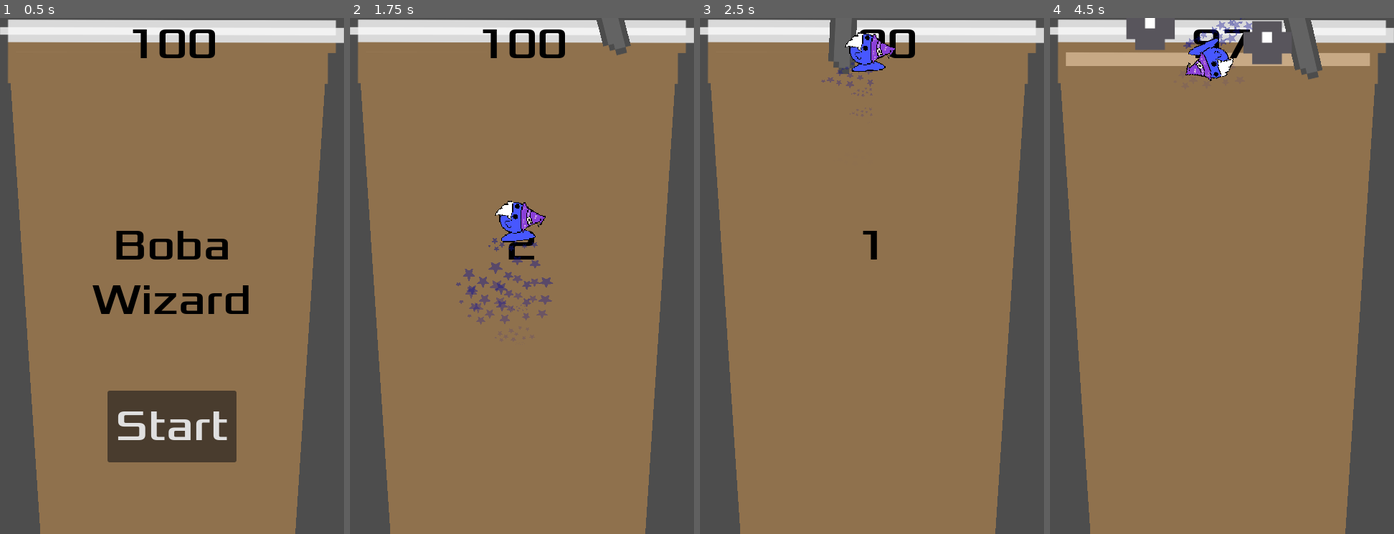
Above: before the commit, frames 1-4 (left to right).
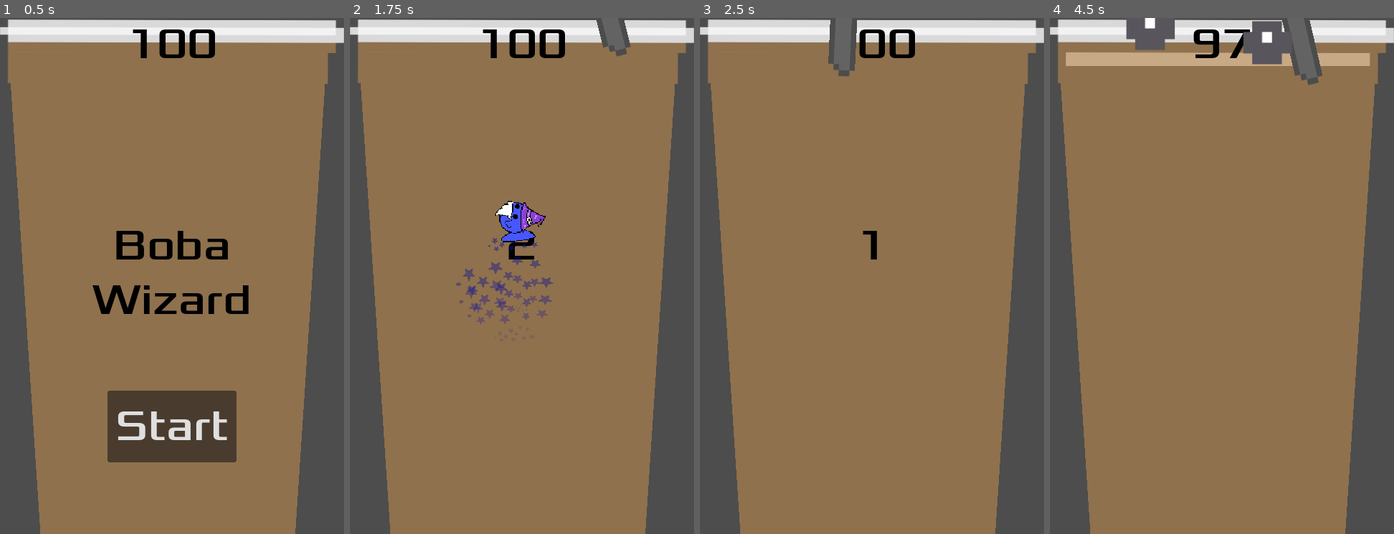
Above: after the commit, the same moments.

Repository: PaulThomasRowe/boba-tea-wizardry
Game: Godot game, scene res://main.tscn
The game is run twice, just before and just after one commit, with the same random seed, the same clock (stepped at 60 frames per second) and the same inputs. This scene is started directly instead of the project's main scene. Sound files missing from this copy of the repository are replaced by a short silence.
Inputs (mouse positions are in pixels of both pictures, inside the frame that each line leads up to):
- Up to frame 1 (0.5 s): no input
- Up to frame 2 (1.75 s): click "Start" at 0.5 s; tap Enter (start_game) at 1.25 s; move the mouse to (504, 379) at 1.27 s; hold W (move_up) from 1.28 s (still down); hold Enter (start_game) from 1.28 s (still down); click (504, 379) at 1.42 s
- Up to frame 3 (2.5 s): keep holding W (move_up); move the mouse to (975, 353) at 2.02 s; release Enter (start_game) at 2.03 s; tap F (test_immunity) at 2.1 s
- Up to frame 4 (4.5 s): move the mouse to (1118, 198) at 2.77 s; release W (move_up) at 2.78 s; hold A (move_left) 2.78-4.28 s; tap G (test_speed) at 2.85 s; move the mouse to (1239, 276) at 3.52 s; tap Enter (start_game) at 3.6 s; click (1239, 276) at 3.67 s; move the mouse to (1170, 147) at 4.27 s; hold S (move_down) from 4.28 s (still down); tap F (test_immunity) at 4.35 s

Frame 1 is identical in both runs. In frame 2, less than 0.1% of the frame differs, in the area x 71-82%, y 0-8%; in frame 3, 0.8%; in frame 4, 1.1%, in the area x 38-80%, y 0-13%.

Commit message:
Player object can correctly tell the diffence between straw and boba

Diff:
--- a/main.gd
+++ b/main.gd
@@ -52,6 +52,7 @@
 	var straw_instance = straw_scene.instantiate()
 	straw_instance.position = Vector2(225, -550)
 	add_child(straw_instance)
+	straw_instance.add_to_group("straw")
 
 	$HUD.show_message("Get Ready")
 
--- a/mob.tscn
+++ b/mob.tscn
@@ -1,6 +1,5 @@
-[gd_scene load_steps=10 format=3 uid="uid://c7khi36lobpce"]
+[gd_scene load_steps=9 format=3 uid="uid://c7khi36lobpce"]
 
-[ext_resource type="Script" path="res://mob.gd" id="1"]
 [ext_resource type="Texture2D" uid="uid://yqglrrsx7j1f" path="res://art/enemyFlyingAlt_1.png" id="2"]
 [ext_resource type="Texture2D" uid="uid://bpot8awhdn6ph" path="res://art/enemyFlyingAlt_2.png" id="3"]
 [ext_resource type="Texture2D" uid="uid://bu4221t7qpa7d" path="res://art/enemyWalking_1.png" id="4"]
@@ -51,7 +50,6 @@
 [node name="Mob" type="RigidBody2D" groups=["mobs"]]
 collision_mask = 0
 gravity_scale = 0.0
-script = ExtResource("1")
 
 [node name="AnimatedSprite2D" type="AnimatedSprite2D" parent="."]
 scale = Vector2(0.75, 0.75)
--- a/player.gd
+++ b/player.gd
@@ -1,4 +1,6 @@
 extends Area2D
+
+signal hit
 
 # player const movement variables
 const player_base_speed = 400
@@ -128,17 +130,18 @@
 # This function determines what happens if the player collides with
 func _on_body_entered(_body):
 	print(_body)
-	print("Player speed reduced because of collision!")
-	player_slow = true
-	"""
-	Old code that kills the player
-	hide() # Player disappears after being hit.
-	hit.emit()
-	# Must be deferred as we can't change physics properties on a physics callback.
-	$CollisionShape2D.set_deferred(&"disabled", true)
-	"""
+		# Reset player movement back to normal
+	if _body.is_in_group("falling_boba"):
+		print("Player speed reduced because of collision!")
+		player_slow = true
+	if _body.is_in_group("straw"):
+		hide() # Player disappears after being hit.
+		hit.emit()
+		# Must be deferred as we can't change physics properties on a physics callback.
+		$CollisionShape2D.set_deferred(&"disabled", true)
 
 func _on_body_exited(_body):
 	# Reset player movement back to normal
-	player_slow = false
-	print("Player speed restored because of exiting collision!")
+	if _body.is_in_group("falling_boba"):
+		player_slow = false
+		print("Player speed restored because of exiting collision!")
--- a/straw.gd
+++ b/straw.gd
@@ -16,21 +16,18 @@
 	#print(position.y)
 
 	if (position.y < -10):
-		position.y += downward_speed * delta * 0.25
+		position.y += downward_speed * delta * 0.3
 	elif (position.y < -200):
 		position.y += downward_speed * delta * 0.5
 	elif (position.y < -400):
-		position.y += downward_speed * delta * 0.8
+		position.y += downward_speed * delta * 0.7
 	elif (position.y < -500):
 		position.y += downward_speed * delta * 0.9
 	elif (position.y < -600):
-		position.y += downward_speed * delta * 1.0
+		position.y += downward_speed * delta * 1.2
 
-	print(abs(fmod(rotation_degrees, 360)))
 	if (abs(fmod(rotation_degrees, 360)) > max_rotation):
 		clockwise = !clockwise
-	#elif !clockwise && abs(fmod(rotation_degrees, 360)) > max_rotation:
-	#	clockwise = true
 
 	if clockwise:
 		rotation_degrees -= 45 * delta * swing_speed
--- a/straw.tscn
+++ b/straw.tscn
@@ -30,9 +30,11 @@
 animation = &"fly"
 
 [node name="CollisionShape2D" type="CollisionShape2D" parent="."]
+z_index = 12
 position = Vector2(0, 571)
 scale = Vector2(0.531633, 1)
 shape = SubResource("2")
+debug_color = Color(0.132586, 0.638005, 0.307606, 0.42)
 
 [node name="VisibleOnScreenNotifier2D" type="VisibleOnScreenNotifier2D" parent="."]
 
